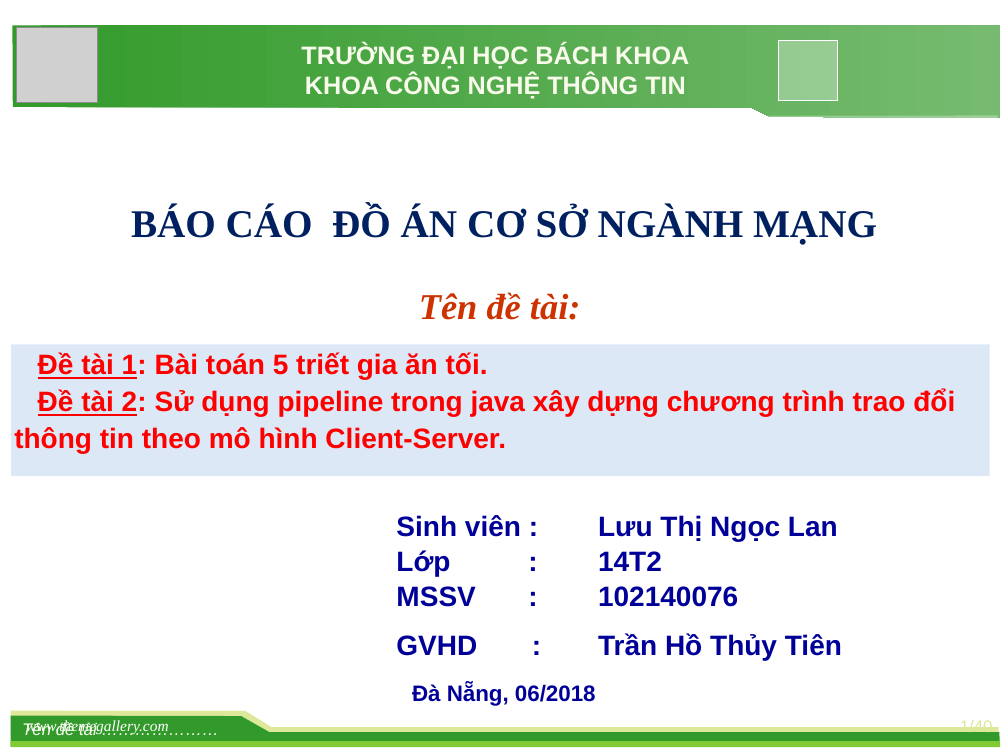
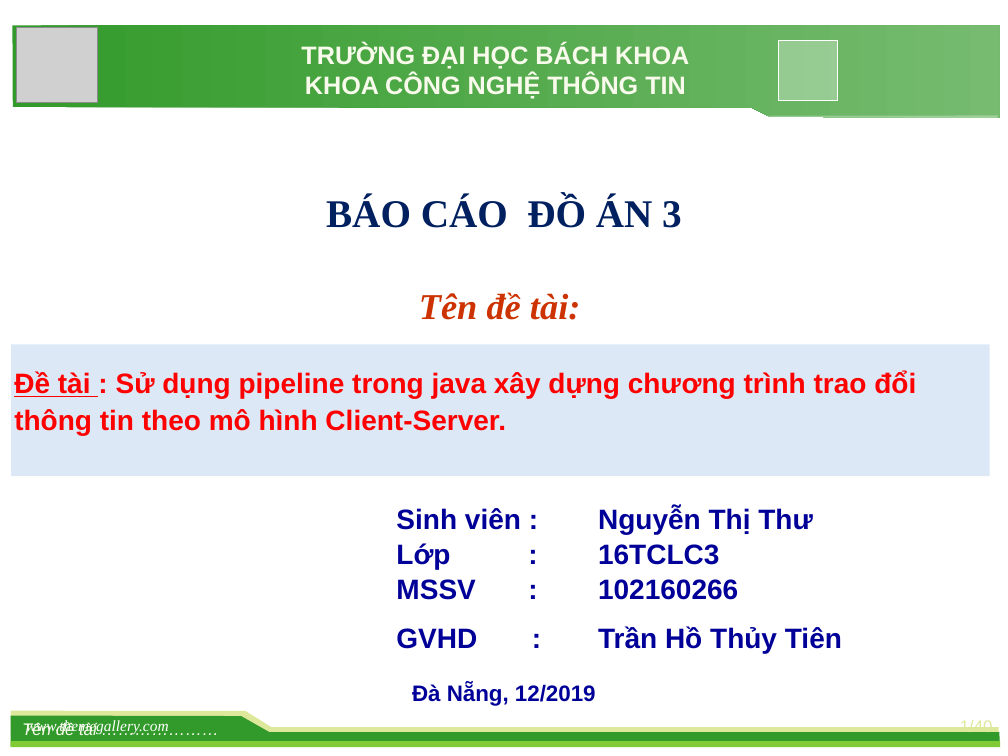
Before and after one commit to ThuNguyen2510/PipeLineChat_NetworkPrograming, a slide deck: slide 1 of DOANMANG/slide/Slide_DACSNM.pptx. Drawn at 1008x756 pixels with LibreOffice and Linux fonts; fonts in the diff are those of the drawing; grey boxes stand for pictures; background and template pictures are left out. Boxes give left, top, right and bottom in pixels: in the first picture for what was removed or moved away, otherwise in the second. Text is boxed around its words. In the diff, an @@ line names an element or a change of style, - is before the commit and + after.

```diff
--- a/DOANMANG/slide/Slide_DACSNM.pptx
+++ b/DOANMANG/slide/Slide_DACSNM.pptx
@@ text at bbox=[326, 197, 682, 228]: text changed @@
-BÁO CÁO ĐỒ ÁN CƠ SỞ NGÀNH MẠNG
+BÁO CÁO ĐỒ ÁN 3
@@ text at bbox=[14, 371, 916, 435]: text changed @@
-Đề tài 1: Bài toán 5 triết gia ăn tối.
-Đề tài 2: Sử dụng pipeline trong java xây dựng chương trình trao đổi thông tin theo mô hình Client-Server.
+Đề tài : Sử dụng pipeline trong java xây dựng chương trình trao đổi thông tin theo mô hình Client-Server.
@@ text "Sinh viên : Nguyễn Thị ...": place and size @@
-text "Sinh viên : Nguyễn Thị ..." at bbox=[396, 515, 842, 660]
+text "Sinh viên : Nguyễn Thị ..." at bbox=[396, 507, 842, 653]
@@ text at bbox=[396, 507, 813, 600]: text changed @@
-Sinh viên : Lưu Thị Ngọc Lan
-Lớp : 14T2
-MSSV : 102140076
+Sinh viên : Nguyễn Thị Thư
+Lớp : 16TCLC3
+MSSV : 102160266
@@ text at bbox=[412, 683, 596, 706]: text changed @@
-Đà Nẵng, 06/2018
+Đà Nẵng, 12/2019
```
Also in this commit, not shown: 2 other slides changed, 10 slides removed.
